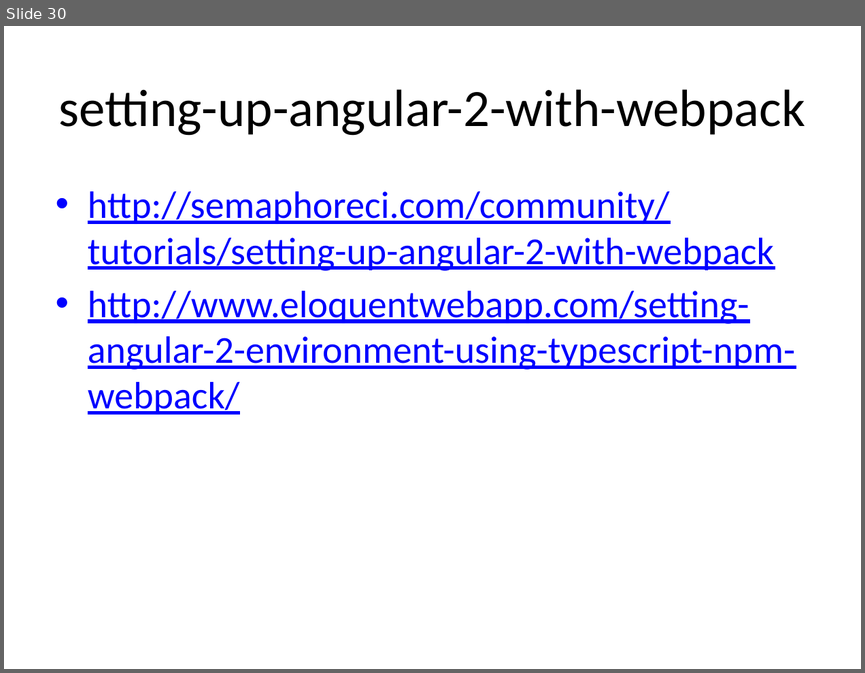
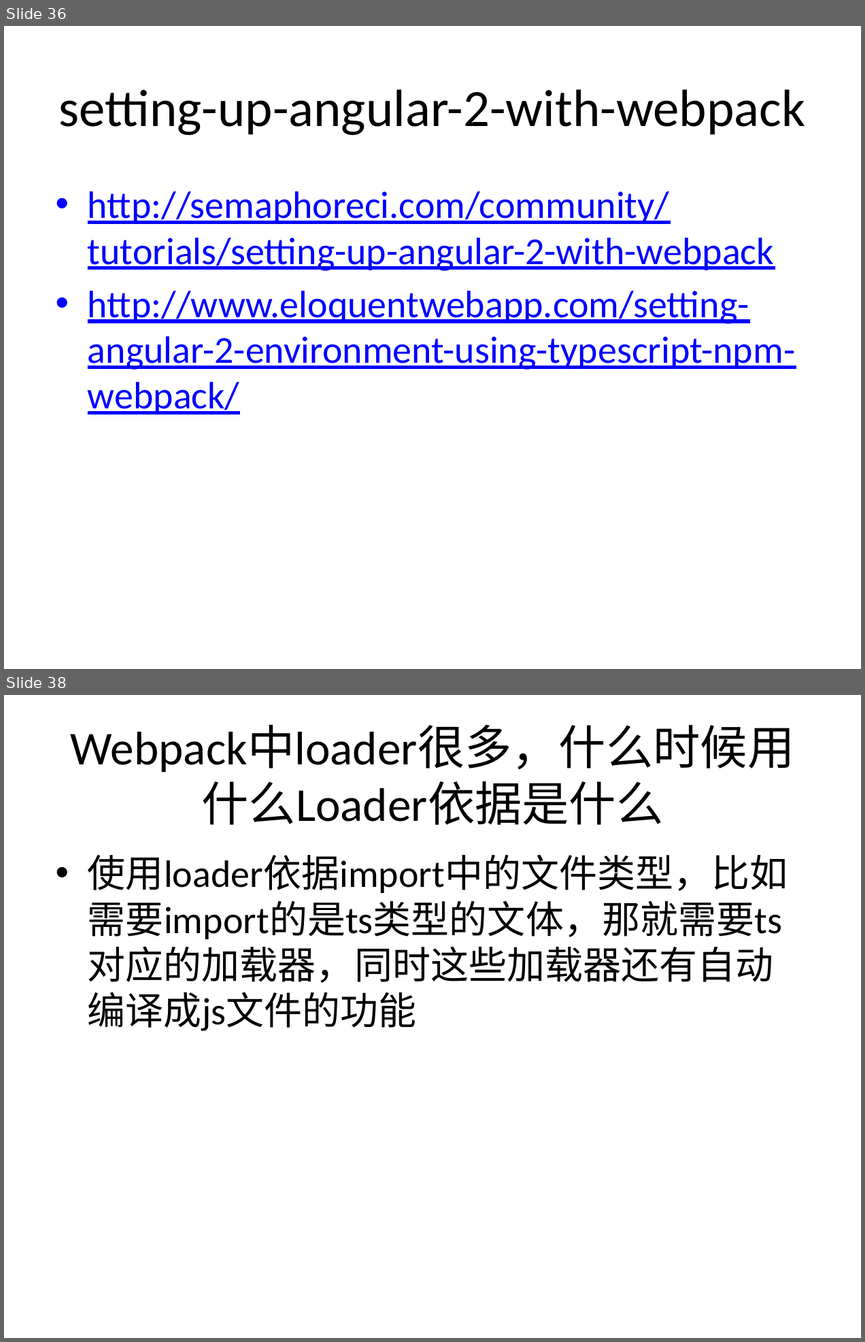
Before and after one commit to jasonLiu001/ng-study-ppt-files, a slide deck: files/Angular2.pptx. Shown one above the other, each under a label of ours: slide 30 before the commit, slides 36 and 38 after it; the slides between them are not shown. The pictures are 865x673 and 865x1342 pixels, drawn with LibreOffice and Linux fonts; fonts in the diff are those of the drawing. Boxes give left, top, right and bottom in pixels: in the first picture for what was removed or moved away, otherwise in the second. Text is boxed around its words. In the diff, an @@ line names an element or a change of style, - is before the commit and + after.

```diff
--- a/files/Angular2.pptx
+++ b/files/Angular2.pptx
@@ slide 38 added at (4, 695, 861, 1338), background #FFFFFF @@
@@ title added at (71, 726, 795, 825), 39.6 pt, text #000000 @@
+Webpack中loader很多，什么时候用什么Loader依据是什么
@@ text added at (88, 854, 788, 1031), 32 pt, text #000000 @@
+• 使用loader依据import中的文件类型，比如需要import的是ts类型的文体，那就需要ts对应的加载器，同时这些加载器还有自动编译成js文件的功能
@@ what was slide 30 is now slide 36 @@
```
Also in this commit, not shown: 30 other slides changed, 10 other slides added.
